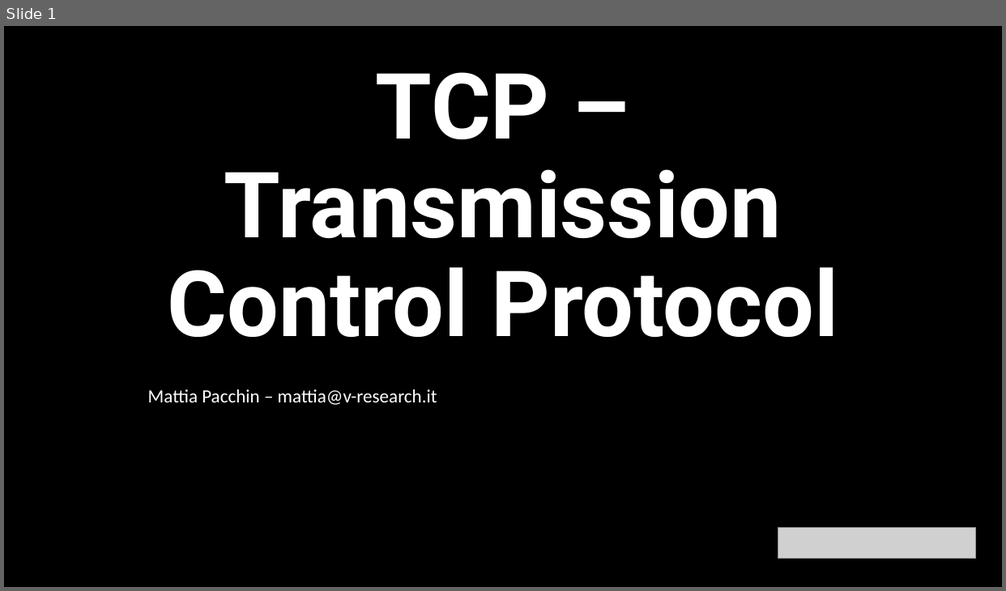
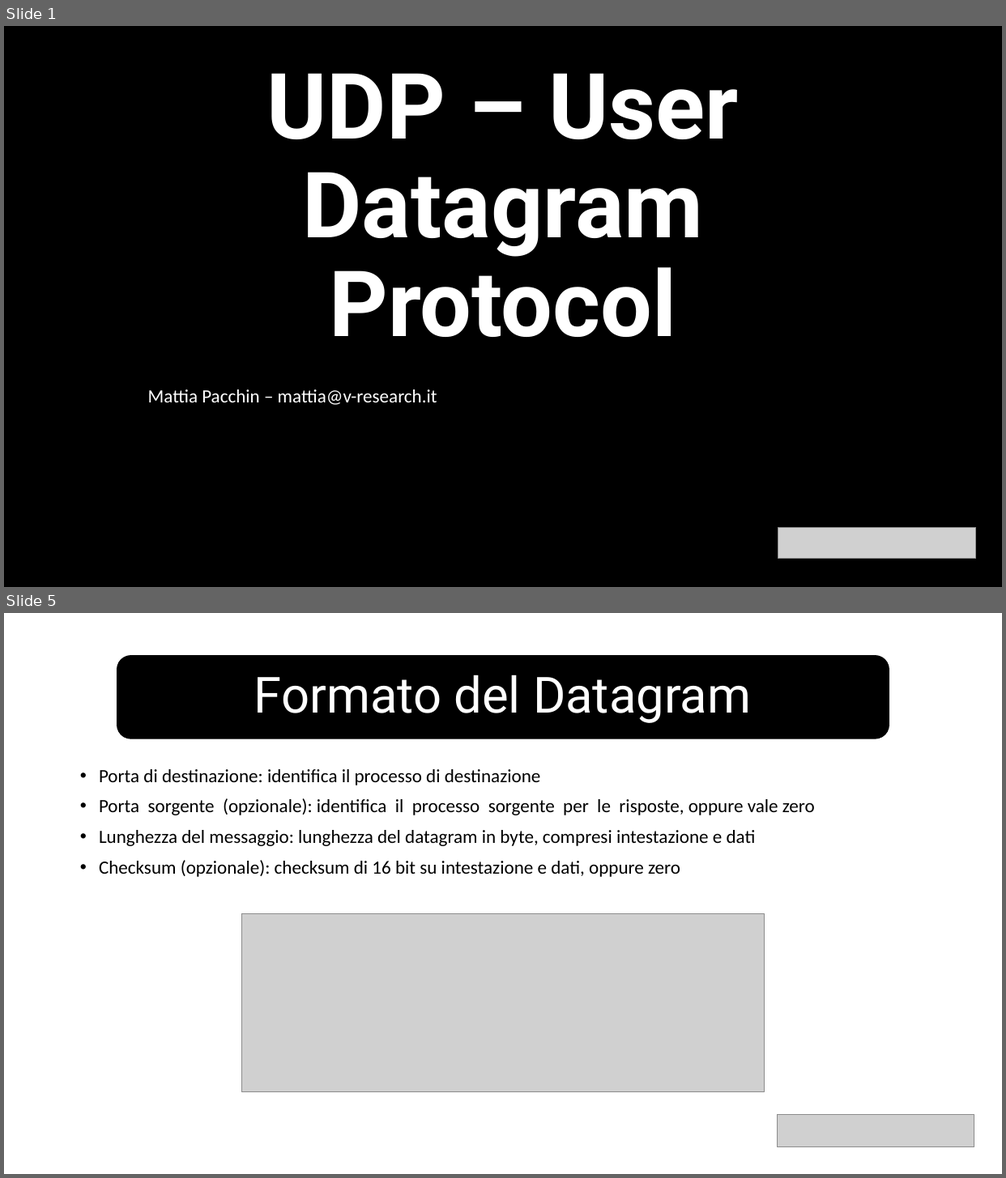
Before and after one commit to v-research/edu, a slide deck: network_introduction_2022/material/l5/udp.pptx. Shown one above the other, each under a label of ours: slide 1 before the commit, slides 1 and 5 after it; the slides between them are not shown. The pictures are 1006x591 and 1006x1178 pixels, drawn with LibreOffice and Linux fonts; fonts in the diff are those of the drawing; grey boxes stand for pictures. Boxes give left, top, right and bottom in pixels: in the first picture for what was removed or moved away, otherwise in the second. Text is boxed around its words. In the diff, an @@ line names an element or a change of style, - is before the commit and + after.

```diff
--- a/network_introduction_2022/material/l5/udp.pptx
+++ b/network_introduction_2022/material/l5/udp.pptx
@@ slide 5 added at (x1=4, y1=613, x2=1002, y2=1174), background #FFFFFF @@
@@ rounded rectangle added at (x1=117, y1=656, x2=889, y2=739), fill #000000, outline #000000 1 pt @@
@@ title added at (x1=254, y1=675, x2=751, y2=723), 48 pt, text #FFFFFF @@
+Formato del Datagram
@@ text added at (x1=99, y1=769, x2=815, y2=877), 18 pt, text #000000 @@
+• Porta di destinazione: identifica il processo di destinazione
+• Porta sorgente (opzionale): identifica il processo sorgente per le risposte, oppure vale zero
+• Lunghezza del messaggio: lunghezza del datagram in byte, compresi intestazione e dati
+• Checksum (opzionale): checksum di 16 bit su intestazione e dati, oppure zero
@@ picture added at (x1=242, y1=914, x2=765, y2=1093) @@
@@ picture added at (x1=778, y1=1114, x2=975, y2=1147) @@
@@ slide 1 changed as well @@
@@ title at (x1=267, y1=73, x2=739, y2=337): text changed @@
-TCP – Transmission Control Protocol
+UDP – User Datagram Protocol
```
Also in this commit, not shown: 1 other slide changed, 3 other slides added, 5 slides removed, 9 other files.
